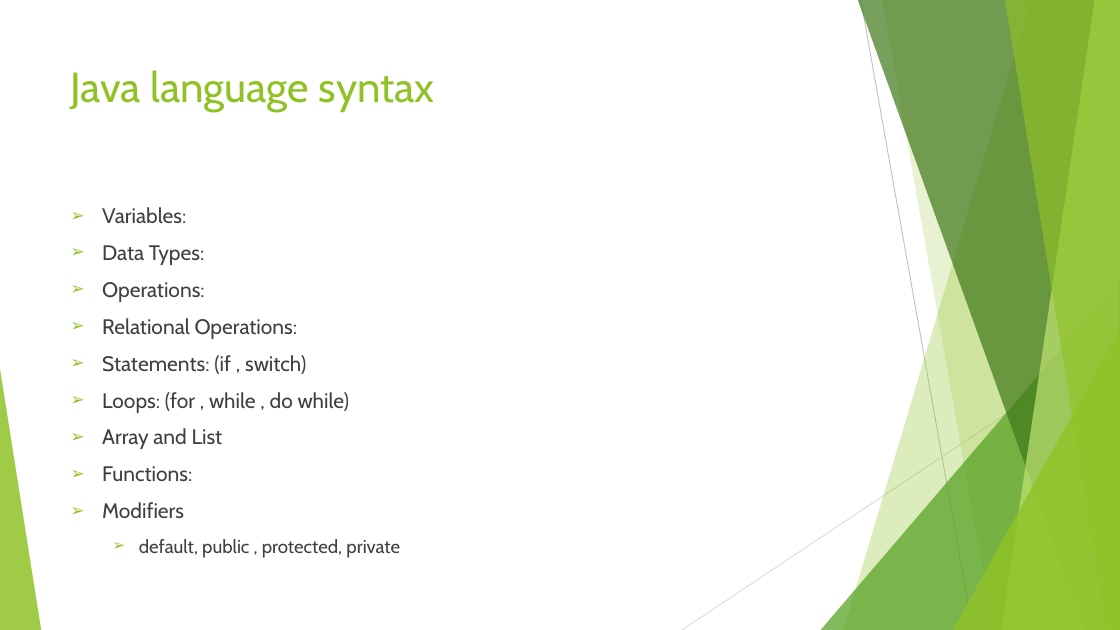
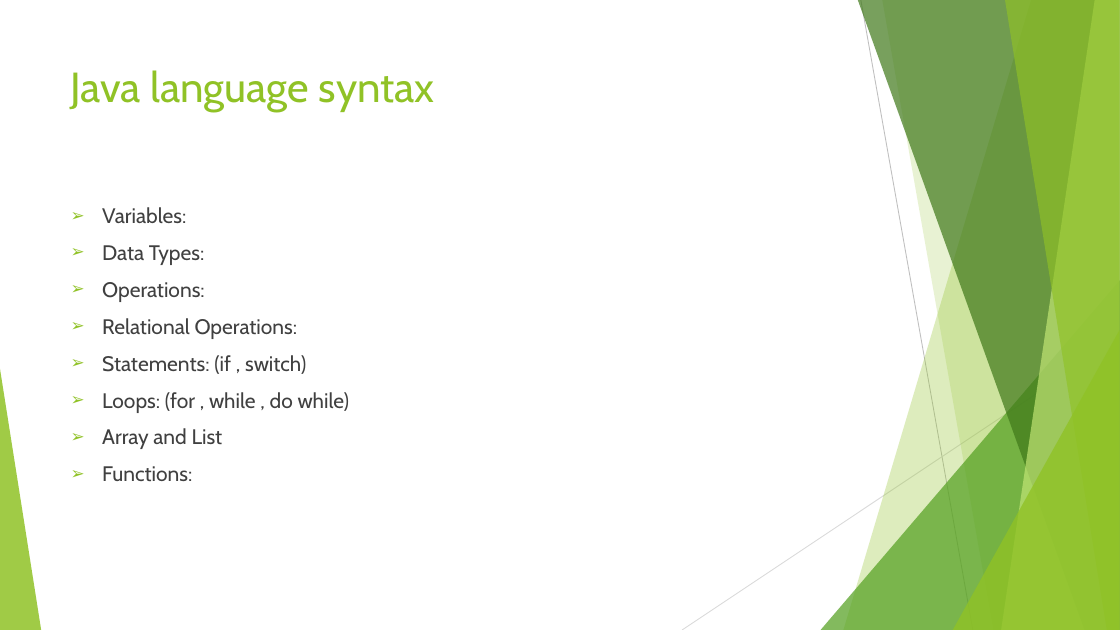
Before and after one commit to adhamkhwaldeh/newAndroidCourse, a slide deck: slide 3 of Presentations/01-JavaAndOutLines.pptx. Drawn at 1120x630 pixels with LibreOffice and Linux fonts; fonts in the diff are those of the drawing. Boxes give left, top, right and bottom in pixels: in the first picture for what was removed or moved away, otherwise in the second. Text is boxed around its words. In the diff, an @@ line names an element or a change of style, - is before the commit and + after.

```diff
--- a/Presentations/01-JavaAndOutLines.pptx
+++ b/Presentations/01-JavaAndOutLines.pptx
@@ text at (102, 502, 400, 558): paragraphs removed @@
-➢ Modifiers
-  ➢ default, public , protected, private
```
Also in this commit, not shown: 2 other slides changed, 4 other files.
